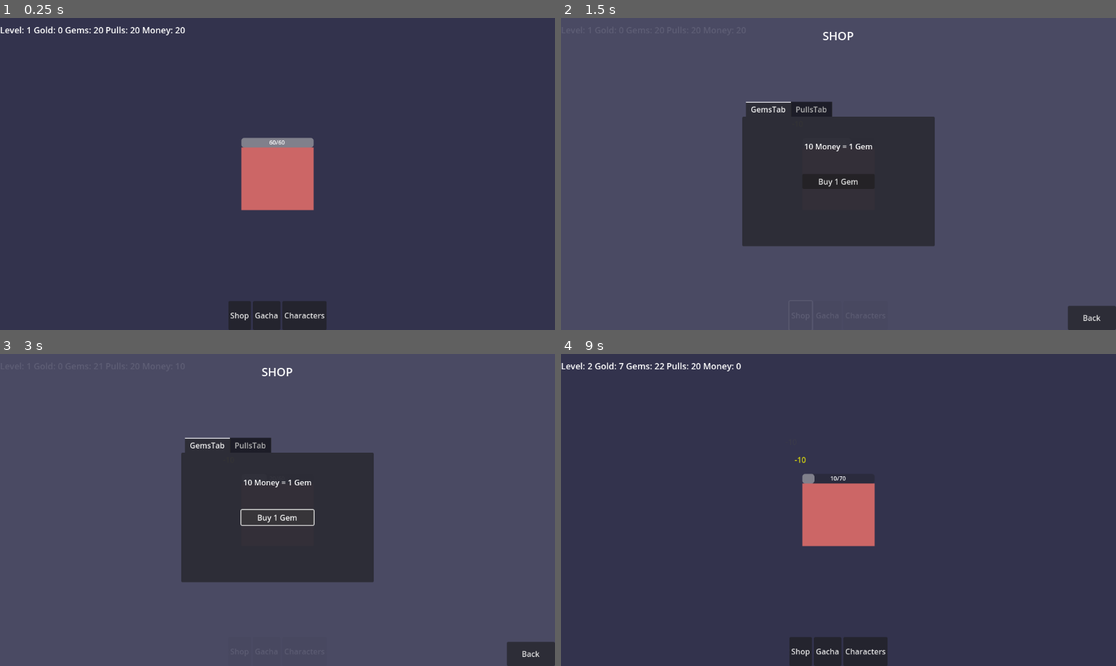
Above: before the commit, frames 1-4 (two rows, left to right).
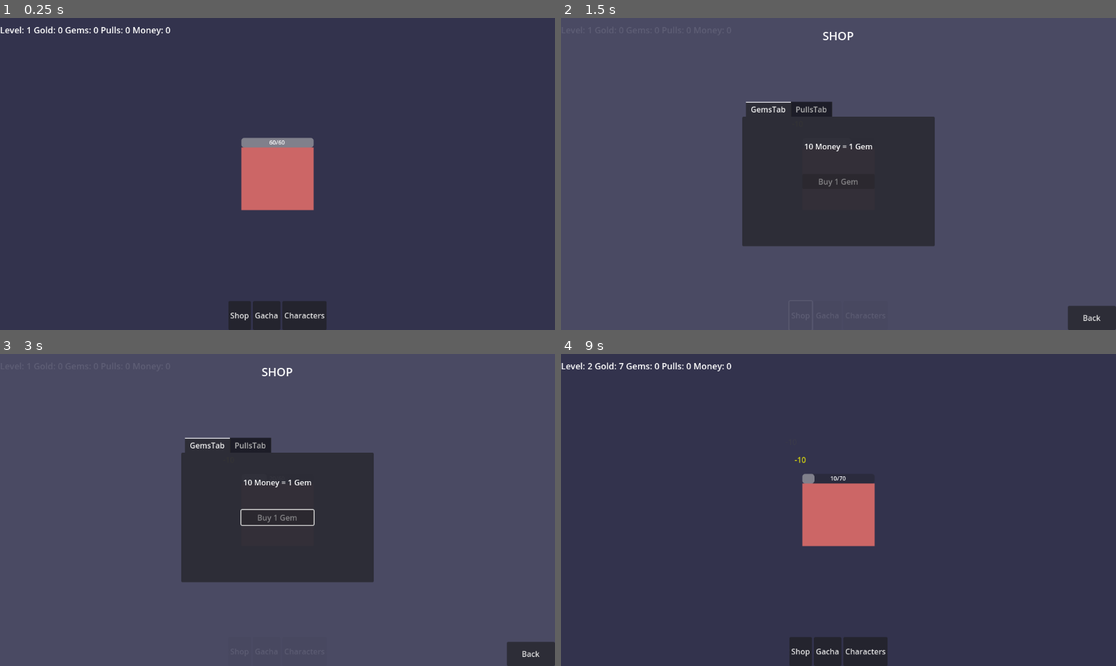
Above: after the commit, the same moments.

Repository: Kannerxp/gachaclicker
Game: Godot game, scene res://Main.tscn
Same seed, same stepped clock (60 frames per second), same inputs: the game is played once before the commit and once after it.
Inputs (mouse positions are in pixels of both pictures, inside the frame that each line leads up to):
- Up to frame 1 (0.25 s): no input
- Up to frame 2 (1.5 s): click "Shop" at 0.5 s; click "Gacha" at 1.25 s
- Up to frame 3 (3 s): click "Characters" at 2 s; click (277, 516) at 2.75 s, where only the run before the commit has a clickable "Buy 1 Gem"
- Up to frame 4 (9 s): click "Shop" at 3.5 s; click "Gacha" at 4.25 s; click "Characters" at 5 s; click (838, 516) at 5.75 s, where only the run before the commit has a clickable "Buy 1 Gem"; click "Shop" at 6.5 s; click "Gacha" at 7.25 s; click "Characters" at 8 s; click "Back" at 8.75 s

The runs differ from the first frame. In frame 1, 0.2% of the frame differs, in the area x 16-34%, y 2-6%; in frame 2, less than 0.1%; in frame 3, less than 0.1%; in frame 4, 0.2%.

Commit message:
Initialize game currencies to zero
Reset game currencies to initial values.

Diff:
--- a/claudev2/Main.gd
+++ b/claudev2/Main.gd
@@ -7,9 +7,9 @@
 
 # Game currencies
 var gold: int = 0
-var gems: int = 20
-var pull_currency: int = 20
-var money: int = 20
+var gems: int = 0
+var pull_currency: int = 0
+var money: int = 0
 
 # Game progression
 var current_level: int = 1
